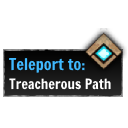
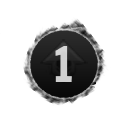
Comparing the layer stacks of the two 128×128 images. Changes:
hid group "TPs" (9 layers) over [3,28,127,99]
showed group "Notes" (6 layers) over [3,18,111,106]
added group "wp number" with 5 layers in group "Notes" over [3,18,111,106]
added layer "1" (80%) in group "wp number" over [55,46,72,82]
added layer "hp copy" (overlay, 80%) in group "wp number" over [40,39,88,86]
added layer "Layer 2" (70%) in group "wp number" over [27,26,101,101]
added layer "Layer 1" in group "wp number" over [29,29,99,99]
added layer "Layer 3" in group "wp number" over [3,18,111,106]
